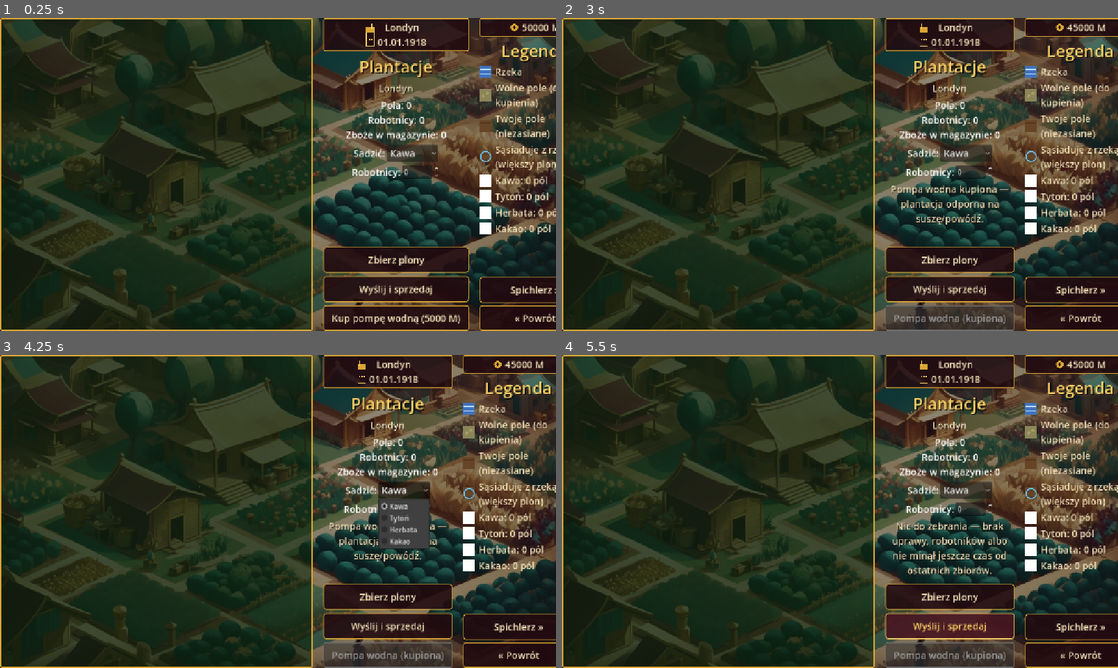
Above: before the commit, frames 1-4 (two rows, left to right).
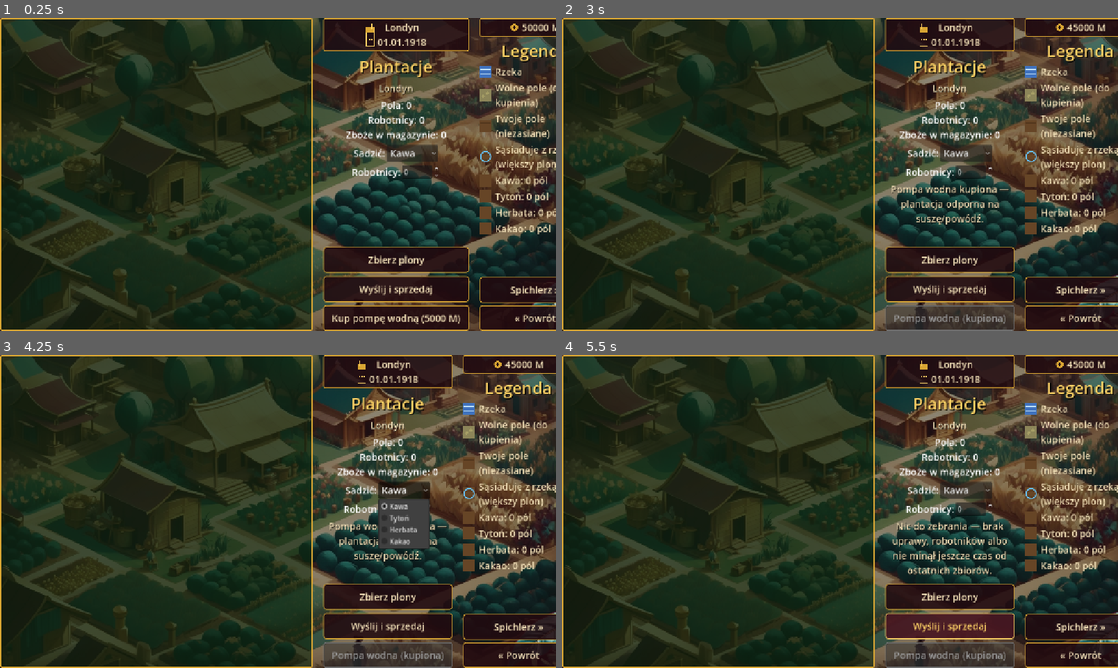
Above: after the commit, the same moments.

Repository: cinekm20/the-forger-retro-tycoon
Game: Godot game, scene res://scenes/plantation/Plantation.tscn
The game is run twice, just before and just after one commit, with the same random seed, the same clock (stepped at 60 frames per second) and the same inputs. This scene is started directly instead of the project's main scene.
Inputs:
- Up to frame 1 (0.25 s): no input
- Up to frame 2 (3 s): click "Kawa" at 0.5 s; click "Zbierz plony" at 1.25 s; click "Wyślij i sprzedaj" at 2 s; click "Kup pompę wodną (5000 M)" at 2.75 s
- Up to frame 3 (4.25 s): click "Kawa" at 3.5 s
- Up to frame 4 (5.5 s): click "Zbierz plony" at 4.25 s; click "Wyślij i sprzedaj" at 5 s

The runs differ from the first frame. In frame 1, 0.4% of the frame differs, in the area x 86-100%, y 50-92%; in frame 2, 0.4%, in the area x 83-100%, y 50-99%; in frame 3, 0.4%; in frame 4, 0.4%.
Error in both runs: Invalid access to property or key 'london' on a base object of type 'Dictionary'. (res://scenes/plantation/Plantation.gd:361)

Commit message:
PlantationTileIcon.gd: napraw puste kafelki upraw i legendy na realnym telefonie
Zgłoszenie użytkownika (dwa zrzuty ekranu z telefonu): obsiane pola
kawy wychodziły jako czyste białe kwadraciki w siatce, a "Wolne pole"/
"Twoje pole"/uprawy w legendzie też puste.

Dwie osobne przyczyny:
1) Ikonki w legendzie (rozmiar nadawany z opóźnieniem przez
   HBoxContainer po dodaniu do drzewa) mogły złapać pierwsze _draw()
   zanim kontener nadał właściwy rozmiar (0,0) — wczesny return w
   _draw() zostawiał je puste na stałe, bo nic nie żądało ponownego
   rysowania po ustaleniu rozmiaru. Naprawione: queue_redraw() na
   NOTIFICATION_RESIZED.
2) Kafelki Kind.CROP w samej siatce używały draw_texture_rect()
   wewnątrz _draw() — jedynego miejsca w całym kodzie tak ładującego
   obrazek, podczas gdy każdy inny asset w grze (konie, gangsterzy,
   ikony kategorii) korzysta ze zwykłego TextureRect. Import PNG-ów
   upraw jest identyczny jak działających assetów, więc problem leżał
   w samym draw_texture_rect(), nie w plikach — zamienione na
   TextureRect jako dziecko ikonki, ten sam sprawdzony wzorzec co
   reszta gry.

1024/1024 testów przechodzi. Nie udało się zweryfikować wizualnie w tej
sesji (próba realnego renderu przez Xvfb+Mesa zawiesiła silnik przy
zmianie sceny — problem środowiska testowego, nie kodu gry) — proszę
o potwierdzenie na telefonie.

Diff:
--- a/game/scripts/ui/PlantationTileIcon.gd
+++ b/game/scripts/ui/PlantationTileIcon.gd
@@ -55,6 +55,18 @@
 var river_adjacent: bool = false
 var owner_index: int = -1  ## tylko dla Kind.OWNED_BY_OTHER — indeks gracza-właściciela
 
+## Grafika fazy wzrostu (Kind.CROP) jako osobny węzeł TextureRect zamiast
+## draw_texture_rect() wewnątrz _draw() — zgłoszenie użytkownika ze zrzutem
+## ekranu z realnego telefonu: obsiane pola wychodziły jako czyste białe
+## kwadraciki. draw_texture_rect() w custom _draw() było JEDYNYM miejscem w
+## całej grze ładującym obrazek w ten sposób — każdy inny asset graficzny w
+## grze (konie, gangsterzy, ikony kategorii...) używa zwykłego TextureRect,
+## który już wiadomo, że działa poprawnie na urządzeniach. Import PNG-ów
+## upraw jest identyczny jak działających assetów, więc podejrzenie pada na
+## sam draw_texture_rect(), nie na pliki — przejście na sprawdzony wzorzec
+## zamiast dalszego grzebania w nieprzetestowanej ścieżce.
+var _crop_texture_rect: TextureRect
+
 
 func _init() -> void:
 	## IGNORE — ikonka jest czysto wizualna, tylko rodzic (Button w
@@ -62,10 +74,28 @@
 	mouse_filter = Control.MOUSE_FILTER_IGNORE
 
 
+## _draw() liczy wszystko na bieżąco z `size`, ale Godot NIE przerysowuje
+## Controli automatycznie, gdy tylko zmienia się ich rozmiar — trzeba samemu
+## zażądać queue_redraw() po NOTIFICATION_RESIZED. Bez tego ikonki w legendzie
+## (rozmiar nadawany z opóźnieniem przez HBoxContainer PO dodaniu węzła do
+## drzewa, patrz Plantation.gd _add_legend_row) potrafiły zostać puste na
+## stałe — pierwsze automatyczne rysowanie trafiało na jeszcze nieustalony
+## rozmiar (0,0), więc _draw() kończył się na wczesnym return, zanim
+## kontener zdążył nadać właściwy rozmiar (zgłoszone przez użytkownika:
+## zrzut ekranu z pustymi kwadracikami legendy na realnym telefonie).
+## Kafelki siatki (pełny rozmiar przycisku-rodzica od razu, bez czekania na
+## kontener) nie miały tego problemu, stąd rozjazd między siatką a legendą.
+func _notification(what: int) -> void:
+	if what == NOTIFICATION_RESIZED:
+		queue_redraw()
+
+
 func _draw() -> void:
 	var s := size
 	if s.x <= 0.0 or s.y <= 0.0:
 		return
+	if kind != Kind.CROP:
+		_hide_crop_texture()
 	match kind:
 		Kind.RIVER:
 			draw_rect(Rect2(Vector2.ZERO, s), COLOR_RIVER)
@@ -89,8 +119,9 @@
 			## jak wszystkie opcjonalne grafiki w tej grze.
 			var texture_path := "res://art/crops/%s_%s.png" % [crop, GROWTH_PHASE_NAMES[growth_phase]]
 			if ResourceLoader.exists(texture_path):
-				draw_texture_rect(load(texture_path), Rect2(Vector2.ZERO, s), false)
+				_show_crop_texture(texture_path, s)
 			else:
+				_hide_crop_texture()
 				var plant_color: Color = CROP_COLORS.get(crop, Color.FOREST_GREEN)
 				draw_circle(s * 0.5, s.x * 0.32, plant_color)
 				draw_circle(s * Vector2(0.5, 0.32), s.x * 0.14, plant_color.lightened(0.3))
@@ -104,3 +135,24 @@
 			draw_string(ThemeDB.fallback_font, Vector2(s.x * 0.28, s.y * 0.72), initial, HORIZONTAL_ALIGNMENT_CENTER, -1, font_size, Color.WHITE)
 	if river_adjacent:
 		draw_arc(s * 0.5, s.x * 0.42, 0.0, TAU, 12, COLOR_RIVER_ADJACENT_RING, maxf(1.0, s.x * 0.1), true)
+
+
+## Tworzony leniwie przy pierwszym użyciu (większość ikonek nigdy nie jest
+## Kind.CROP, nie ma sensu zakładać TextureRect z góry dla każdej). Dziecko
+## renderuje się NAD własnym _draw() rodzica, więc obraz rośliny poprawnie
+## przykrywa brązowe tło (COLOR_SOIL) narysowane wyżej w match.
+func _show_crop_texture(texture_path: String, s: Vector2) -> void:
+	if _crop_texture_rect == null:
+		_crop_texture_rect = TextureRect.new()
+		_crop_texture_rect.mouse_filter = Control.MOUSE_FILTER_IGNORE
+		_crop_texture_rect.stretch_mode = TextureRect.STRETCH_SCALE
+		add_child(_crop_texture_rect)
+	_crop_texture_rect.texture = load(texture_path)
+	_crop_texture_rect.position = Vector2.ZERO
+	_crop_texture_rect.size = s
+	_crop_texture_rect.visible = true
+
+
+func _hide_crop_texture() -> void:
+	if _crop_texture_rect != null:
+		_crop_texture_rect.visible = false
